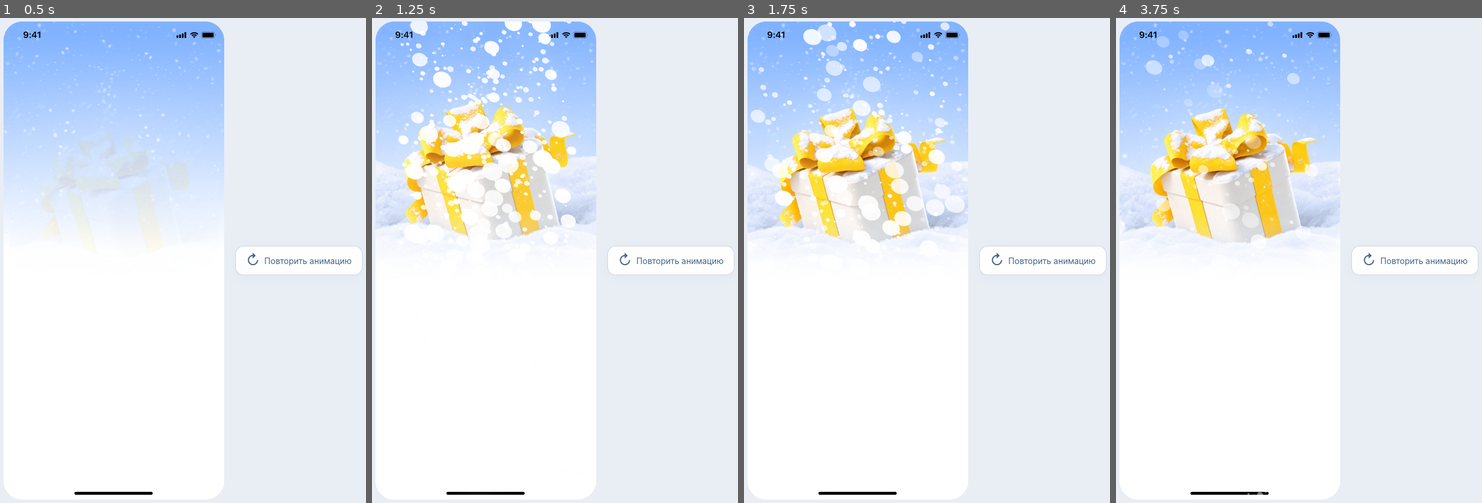
Above: before the commit, frames 1-4 (left to right).
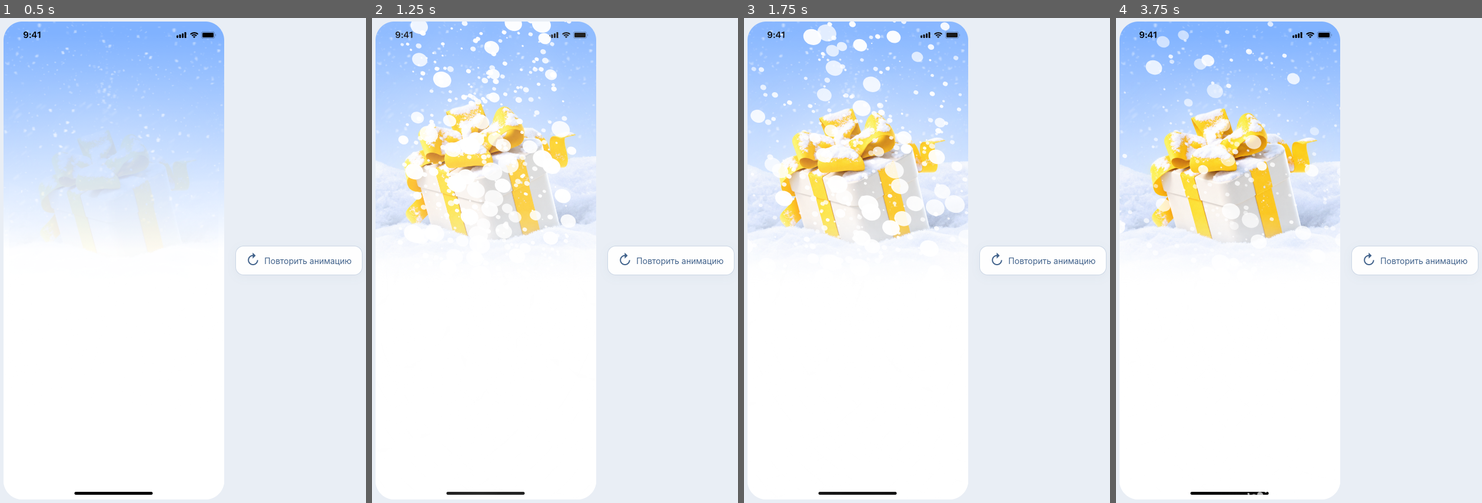
Above: after the commit, the same moments.

Repository: folamhmark/T-Chess
Game: browser game, page gift-appearance/index.html
The game is run twice, just before and just after one commit, with the same random seed, the same clock (stepped at 60 frames per second) and the same inputs.
Inputs (mouse positions are in pixels of both pictures, inside the frame that each line leads up to):
- Up to frame 1 (0.5 s): click (113, 260) at 0.27 s
- Up to frame 2 (1.25 s): tap Space at 1.1 s
- Up to frame 3 (1.75 s): tap Space at 1.6 s
- Up to frame 4 (3.75 s): click "↻ Повторить анимацию" at 2.02 s; tap Space every 0.5 s from 2.1 to 3.6 s

Frame 1 is identical in both runs. In frame 2, 1.3% of the frame differs, in the area x 6-59%, y 2-99%; in frame 3, 0.5%; in frame 4, 1.0%.

Commit message:
Extend snow fade-out and restore a light glow

Diff:
--- a/gift-appearance/app.js
+++ b/gift-appearance/app.js
@@ -15,7 +15,7 @@
   const reducedMotion = matchMedia('(prefers-reduced-motion: reduce)');
   const hasAnime = typeof window.anime === 'function';
   const MOTION = Object.freeze({
-    giftStart: 80, giftFade: 700, snowStart: 240, snowDuration: 2300,
+    giftStart: 80, giftFade: 700, snowStart: 240, snowDuration: 2850, snowFadeTail: 650,
     titleStart: 1720, subtitleStart: 1840, primaryStart: 2060, secondaryStart: 2180,
     flakesPerSide: 330, dustPerSide: 24,
   });
@@ -138,20 +138,24 @@
     const time = snowClock.time;
 
     // A barely visible haze accompanies the flakes without washing out the gift.
-    const cloud = smooth((time - 160) / 460) * (1 - smooth((time - 900) / 500));
+    const cloud = smooth((time - 160) / 460) * (1 - smooth((time - 900) / 900));
     if (cloud > 0) {
-      context.globalAlpha = cloud * .025;
+      context.globalAlpha = cloud * .09;
       const radius = Math.max(snowWidth, snowHeight) * (.5 + cloud * .75);
       for (const x of [-snowWidth * .15, snowWidth * 1.15]) {
         context.drawImage(dustSprite, x - radius, snowHeight * .5 - radius, radius * 2, radius * 2);
       }
     }
     for (const particle of particles) {
-      const t = clamp((time - particle.delay) / particle.duration);
-      if (t === 0 || t === 1) continue;
-      const x = particle.originX + particle.direction * particle.travel * (1 - Math.pow(1 - t, 1.35));
-      const y = particle.originY - 3.4 * particle.lift * t * (1 - t) + particle.fall * t * t;
-      const opacity = Math.min(1, t / .06) * (1 - smooth((t - .52) / .48));
+      const elapsed = time - particle.delay;
+      if (elapsed <= 0 || elapsed >= particle.duration + MOTION.snowFadeTail) continue;
+      const t = clamp(elapsed / particle.duration);
+      const tail = Math.max(0, elapsed - particle.duration);
+      const driftScale = snowWidth / 375;
+      const x = particle.originX + particle.direction * particle.travel * (1 - Math.pow(1 - t, 1.35)) + particle.direction * tail * .014 * driftScale;
+      const y = particle.originY - 3.4 * particle.lift * t * (1 - t) + particle.fall * t * t + tail * .026 * driftScale;
+      const fade = clamp((elapsed - particle.duration * .52) / (particle.duration * .48 + MOTION.snowFadeTail));
+      const opacity = Math.min(1, t / .06) * (1 - smooth(fade));
       context.globalAlpha = particle.strength * opacity;
       const size = particle.size * (.8 + Math.sin(t * Math.PI) * .5);
       if (particle.dust) {
--- a/gift-appearance/index.html
+++ b/gift-appearance/index.html
@@ -16,7 +16,7 @@
     }
   </script>
   <script src="vendor/anime.min.js" defer></script>
-  <script src="app.js?v=gift-motion-5" defer></script>
+  <script src="app.js?v=gift-motion-6" defer></script>
 </head>
 <body>
   <main class="reward-screen" id="reward-screen" aria-labelledby="reward-title" data-figma-node="316:22740">
